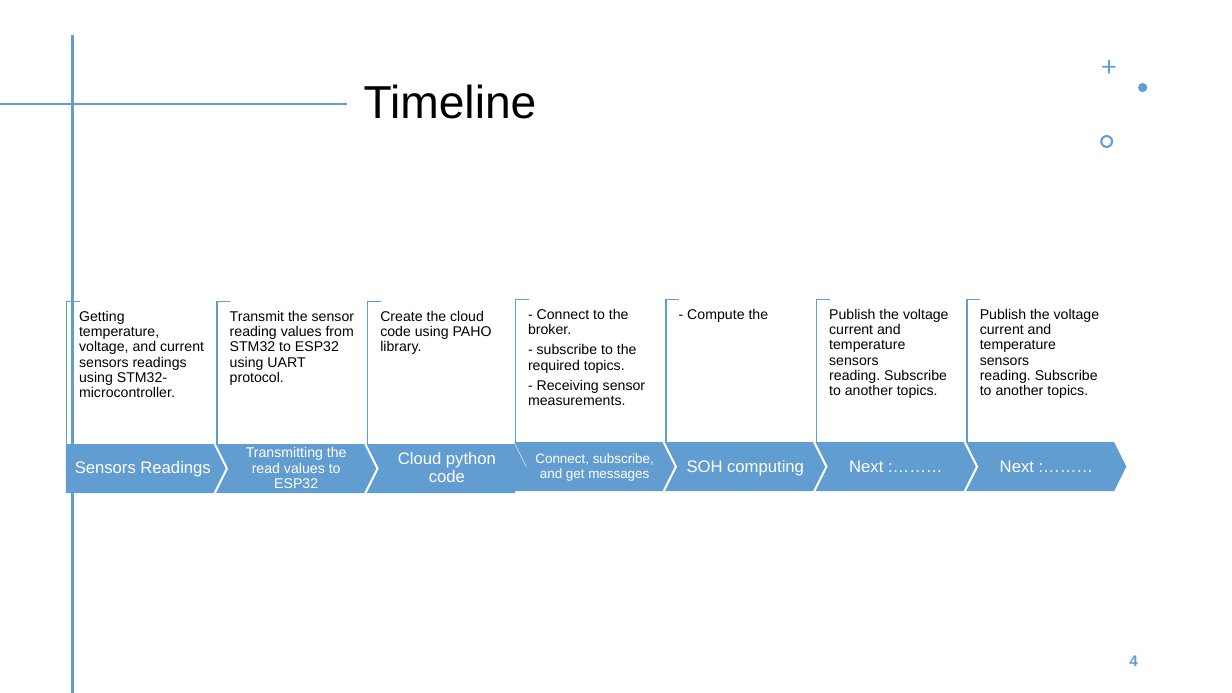
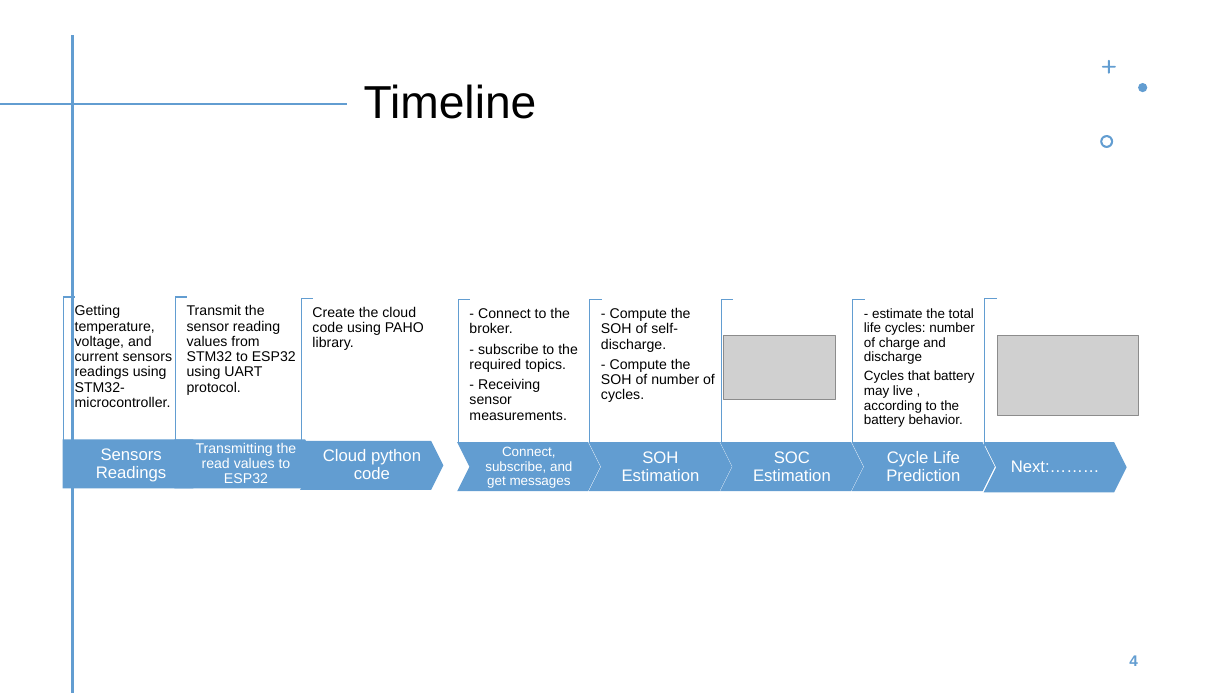
Before and after one commit to MohamedElsyed2/BMS-for-Electric-Vehicles-, a slide deck: slide 4 of Presentation 02.11.2022/Presentation 21.11.2022.pptx. Drawn at 1232x693 pixels with LibreOffice and Linux fonts; fonts in the diff are those of the drawing; grey boxes stand for pictures. Boxes give left, top, right and bottom in pixels: in the first picture for what was removed or moved away, otherwise in the second. Text is boxed around its words. In the diff, an @@ line names an element or a change of style, - is before the commit and + after.

```diff
--- a/Presentation 02.11.2022/Presentation 21.11.2022.pptx
+++ b/Presentation 02.11.2022/Presentation 21.11.2022.pptx
@@ corner: place and size @@
-corner at (66,302,79,445)
+corner at (63,297,74,440)
@@ corner: place and size @@
-corner at (217,302,230,445)
+corner at (175,297,186,440)
@@ corner: place and size @@
-corner at (367,302,380,445)
+corner at (302,298,313,441)
@@ corner: place and size @@
-corner at (967,300,980,443)
+corner at (985,298,996,445)
@@ text "Getting temperature, voltage, and current ..." rewrapped from (79,311,204,397) to (75,304,173,392) @@
@@ text "Transmit the sensor reading values ..." rewrapped from (230,310,354,385) to (187,304,296,395) @@
@@ text "Create the cloud code using ...": place and size @@
-text "Create the cloud code using ..." at (380,310,492,354)
+text "Create the cloud code using ..." at (312,306,424,350)
@@ corner: place and size @@
-corner at (515,300,528,443)
+corner at (459,300,470,443)
@@ text "- Connect to the broker." rewrapped from (528,308,645,393) to (469,307,578,420) @@
@@ corner: place and size @@
-corner at (666,300,679,443)
+corner at (721,300,732,443)
@@ corner: place and size @@
-corner at (817,300,829,443)
+corner at (853,300,864,443)
@@ group added at (458,300,975,491): 4 texts, 1 chevron, 1 corner @@
+- Compute the SOH of self-discharge.
+- Compute the SOH of number of cycles.
+SOC Estimation
+Cycle Life Prediction
+- estimate the total life cycles: number of charge and discharge
+Cycles that battery may live , according to the battery behavior.
@@ group removed at (687,308,1100,472): 4 texts @@
-- Compute the
-Next :………
-Publish the voltage current and temperature sensors reading. Subscribe to another topics.
-Publish the voltage current and temperature sensors reading. Subscribe to another topics.
@@ picture added at (724,336,836,400) @@
@@ picture added at (997,336,1139,416) @@
@@ text "Sensors Readings" rewrapped from (75,461,210,477) to (96,448,166,482) @@
@@ pentagon arrow: place and size @@
-pentagon arrow at (67,445,226,493)
+pentagon arrow at (64,440,205,488)
@@ chevron: place and size @@
-chevron at (217,445,376,493)
+chevron at (176,440,317,488)
@@ text "Transmitting the read values to ...": place and size @@
-text "Transmitting the read values to ..." at (246,447,347,488)
+text "Transmitting the read values to ..." at (196,443,297,483)
@@ chevron: place and size @@
-chevron at (368,445,527,493)
+chevron at (301,442,443,490)
@@ text "Cloud python code": place and size @@
-text "Cloud python code" at (398,452,496,482)
+text "Cloud python code" at (323,449,421,479)
@@ text "Connect, subscribe, and get messages" rewrapped from (535,453,654,481) to (485,446,572,488) @@
@@ chevron: place and size @@
-chevron at (516,443,675,491)
+chevron at (590,443,731,491)
@@ chevron: place and size @@
-chevron at (666,443,825,491)
+chevron at (722,443,863,491)
@@ chevron: place and size @@
-chevron at (817,443,976,491)
+chevron at (853,443,994,491)
@@ chevron: place and size @@
-chevron at (968,443,1127,491)
+chevron at (985,443,1127,492)
@@ text at (622,451,700,481): text changed @@
-SOH computing
+SOH Estimation
@@ text at (1011,460,1100,472): spaces changed @@
-Next :………
+Next:………
```
Also in this commit, not shown: 2 slides added, 5 slides removed, 13 other files.
